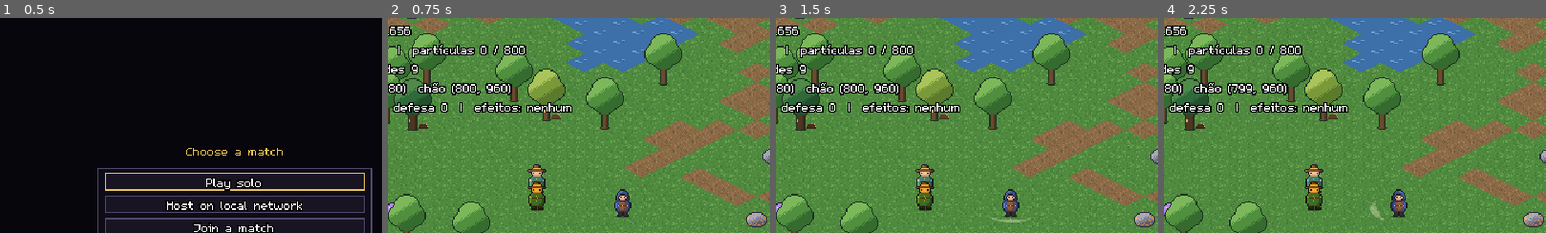
Above: before the commit, frames 1-4 (left to right).
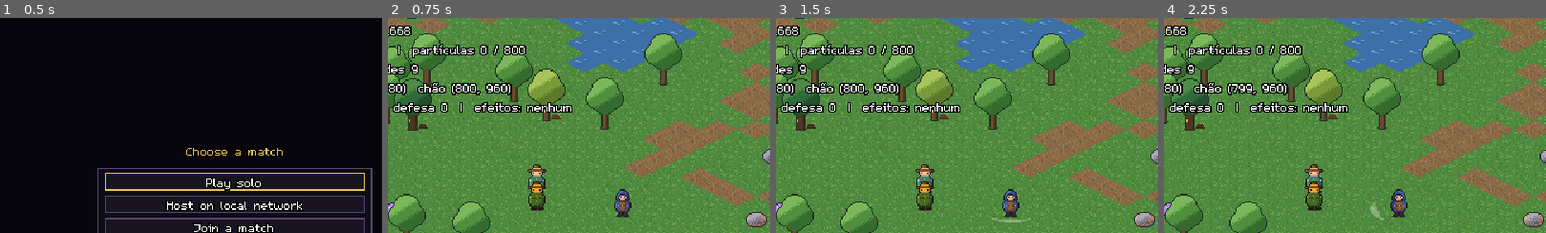
Above: after the commit, the same moments.

Repository: joaovictormendessilva/2d-isometric
Game: Godot game, scene res://scenes/main/game_start.tscn
Two runs of this game, one before a commit and one after it. Both use one fixed random seed, a clock stepped at 60 frames per second and the inputs below.
Inputs (mouse positions are % of the whole screen's width and height, from its top left):
- Up to frame 1 (0.5 s): no input
- Up to frame 2 (0.75 s): click "Play solo" at 0.5 s
- Up to frame 3 (1.5 s): tap Enter (ui_accept) at 1.25 s; drag from (50, 93) to (60, 28) at 1.27 s
- Up to frame 4 (2.25 s): tap Enter (ui_accept) at 2 s; drag from (30, 55) to (45, 70) at 2.02 s
The pictures show only the part of the screen within x 19-69%, y 4-54%; the shares and areas given below are measured in that part.

Frame 1 is identical in both runs. In frame 2, less than 0.1% of the frame differs, in the area x 2-7%, y 3-9%; in frame 3, less than 0.1%; in frame 4, less than 0.1%.

Commit message:
Stage J2a: bow, a two-handed weapon whose attack fires an arrow toward the aim; weapon attacks can now be projectiles

Diff:
--- a/core/combat/attack_data.gd
+++ b/core/combat/attack_data.gd
@@ -1,9 +1,13 @@
 class_name AttackData
 extends Resource
-## Um ataque corpo a corpo (espada do jogador, bote do slime...). Fases: preparação
-## (telegrafia) → golpe (instante do acerto) → recuperação. Valores em `data/`.
+## Um ataque: corpo a corpo (espada do jogador, bote do slime...) ou à distância (arco, cajado:
+## ADR-033). Fases: preparação (telegrafia) → golpe (instante do acerto ou do disparo) →
+## recuperação. Valores em `data/`.
 
 @export var damage: int = 10
+## À distância: no golpe sai este projétil na direção do ataque, em vez de acertar quem está no
+## arco (`reach` e `arc_degrees` não valem). Null = corpo a corpo.
+@export var projectile: ProjectileData
 ## Alcance a partir da borda da pegada do atacante, no plano do chão (px).
 @export var reach: float = 24.0
 ## Abertura do arco do golpe, em graus (360 = em volta toda).
--- a/core/net/net_rules.gd
+++ b/core/net/net_rules.gd
@@ -7,7 +7,7 @@
 ## Identifica o jogo e a versão do protocolo no aperto de mão. Mudou o formato de alguma
 ## mensagem? Aumente a versão: computadores com versões diferentes não se conectam.
 const PROTOCOL_ID := "2d-isometric"
-const PROTOCOL_VERSION := 17
+const PROTOCOL_VERSION := 18
 const DEFAULT_PORT := 24680
 ## Porta da frente (DoorProtocol) = porta do jogo + isto.
 const DOOR_PORT_OFFSET := 1
--- a/data/i18n/texts.csv
+++ b/data/i18n/texts.csv
@@ -10,6 +10,7 @@
 ITEM_WORKBENCH,Bancada,Workbench
 ITEM_SWORD,Espada,Sword
 ITEM_WOODEN_SHIELD,Escudo de madeira,Wooden shield
+ITEM_BOW,Arco,Bow
 ITEM_COPPER_HELMET,Elmo de cobre,Copper helmet
 ITEM_SIMPLE_BACKPACK,Mochila simples,Simple backpack
 ITEM_MAGNET_RING,Anel magnético,Magnet ring
--- /dev/null
+++ b/data/items/bow.tres
@@ -0,0 +1,15 @@
+[gd_resource type="Resource" script_class="WeaponData" load_steps=4 format=3]
+
+[ext_resource type="Script" path="res://core/equipment/weapon_data.gd" id="1_weapon"]
+[ext_resource type="Texture2D" path="res://assets/sprites/placeholder/icon_bow.png" id="2_icon"]
+[ext_resource type="Resource" path="res://data/weapons/bow.tres" id="3_attack"]
+
+[resource]
+script = ExtResource("1_weapon")
+id = &"bow"
+sell_price = 10
+icon = ExtResource("2_icon")
+max_stack = 1
+grip = 1
+off_hand_kinds = Array[int]([2])
+attack = ExtResource("3_attack")
--- /dev/null
+++ b/data/recipes/bow.tres
@@ -0,0 +1,15 @@
+[gd_resource type="Resource" script_class="RecipeData" load_steps=3 format=3]
+
+[ext_resource type="Script" path="res://core/crafting/recipe_data.gd" id="1_recipe"]
+[ext_resource type="Resource" path="res://data/items/bow.tres" id="2_result"]
+
+[resource]
+script = ExtResource("1_recipe")
+id = &"bow"
+station = 1
+ingredients = Dictionary[StringName, int]({
+&"wood": 10,
+&"gel": 3
+})
+result = ExtResource("2_result")
+result_amount = 1
--- /dev/null
+++ b/data/weapons/bow.tres
@@ -0,0 +1,22 @@
+[gd_resource type="Resource" script_class="AttackData" load_steps=4 format=3]
+
+[ext_resource type="Script" path="res://core/combat/attack_data.gd" id="1_attack"]
+[ext_resource type="Script" path="res://core/combat/projectile_data.gd" id="2_projectile"]
+
+[sub_resource type="Resource" id="Arrow"]
+script = ExtResource("2_projectile")
+speed = 300.0
+max_range = 190.0
+hit_radius = 4.0
+look = 1
+color = Color(0.85, 0.69, 0.48, 1)
+glow_color = Color(0.94, 0.94, 0.97, 1)
+
+[resource]
+script = ExtResource("1_attack")
+damage = 7
+projectile = SubResource("Arrow")
+knockback = 50.0
+windup = 0.12
+recovery = 0.42
+move_multiplier = 0.6
--- a/scenes/actors/character/character_visual.gd
+++ b/scenes/actors/character/character_visual.gd
@@ -1,7 +1,8 @@
 class_name CharacterVisual
 extends Node2D
 ## Apresentação do personagem do jogador: quadro frente/costas, espelhamento, balanço ao
-## andar e o rastro do golpe de espada. Só LÊ o estado do Character pai.
+## andar, o rastro do golpe de espada e o puxar e soltar do arco. Só LÊ o estado do
+## Character pai.
 
 const FRAME_FRONT := 0
 const FRAME_BACK := 1
@@ -10,9 +11,17 @@
 ## Varredura do rastro do golpe (radianos para cada lado) e duração (s).
 const SLASH_SWEEP := 0.45
 const SLASH_TIME := 0.16
+## Arma à distância: na preparação o corpo recua (px, contra a mira; puxar a corda) e volta no
+## disparo, com um sopro de faíscas na boca da arma (distância à frente, px de tela).
+const DRAW_BACK := 1.0
+const RELEASE_AHEAD := 7.0
+const RELEASE_PARTICLES := 4
+const RELEASE_SPEED := 30.0
+const RELEASE_LIFETIME := 0.15
 
 var _walk_time := 0.0
 var _slash_tween: Tween
+var _draw_back := Vector2.ZERO
 
 @onready var _character: Character = get_parent()
 @onready var _body: Sprite2D = $Body
@@ -22,7 +31,9 @@
 func _ready() -> void:
 	_slash.modulate.a = 0.0
 	if _character.attacker:
+		_character.attacker.attack_started.connect(_on_attack_started)
 		_character.attacker.attack_struck.connect(_on_attack_struck)
+		_character.attacker.attack_finished.connect(func() -> void: _draw_back = Vector2.ZERO)
 
 
 ## Cor de identificação (ex.: outros jogadores no coop). Fica no sprite, não no Visual,
@@ -40,12 +51,15 @@
 	var moving := _character.ground_velocity.length() > MOVING_SPEED
 	_walk_time = _walk_time + delta if moving else 0.0
 	var step_up := moving and fmod(_walk_time * BOB_STEPS_PER_SECOND, 2.0) < 1.0
-	_body.position.y = -1.0 if step_up else 0.0
+	_body.position = _draw_back + Vector2(0, -1.0 if step_up else 0.0)
 
 
 ## O rastro gira no plano do chão: o pai (SlashPivot) achata Y pela metade, então o
 ## arco aparece em perspectiva isométrica.
-func _on_attack_struck(direction: Vector2, _attack: AttackData) -> void:
+func _on_attack_struck(direction: Vector2, attack: AttackData) -> void:
+	if attack.projectile:
+		_release(direction, attack.projectile)
+		return
 	var angle := direction.angle()
 	if _slash_tween:
 		_slash_tween.kill()
@@ -54,3 +68,22 @@
 	_slash_tween = create_tween().set_parallel()
 	_slash_tween.tween_property(_slash, "rotation", angle + SLASH_SWEEP, SLASH_TIME)
 	_slash_tween.tween_property(_slash, "modulate:a", 0.0, SLASH_TIME).set_ease(Tween.EASE_IN)
+
+
+func _on_attack_started(direction: Vector2, attack: AttackData) -> void:
+	if attack.projectile:
+		_draw_back = -_screen_direction(direction).sign() * DRAW_BACK
+
+
+## Solta a flecha: o corpo volta e sai um sopro da cor do rastro na boca da arma.
+func _release(direction: Vector2, projectile: ProjectileData) -> void:
+	_draw_back = Vector2.ZERO
+	var at := _character.position + Vector2(0, -Projectile.HEIGHT) \
+		+ _screen_direction(direction) * RELEASE_AHEAD
+	SparkBurst.spawn(_character.get_parent(), at, projectile.glow_color, RELEASE_PARTICLES,
+		RELEASE_SPEED, RELEASE_LIFETIME)
+
+
+## Direção na tela (unitária) de uma direção no plano do chão.
+func _screen_direction(direction: Vector2) -> Vector2:
+	return Iso.ground_to_screen(direction).normalized()
--- a/scenes/components/ability_caster.gd
+++ b/scenes/components/ability_caster.gd
@@ -62,8 +62,6 @@
 				_body.position + Iso.ground_to_screen(ability.area_offset(_aim)))
 			region.ground_effects.add_child(blast)
 		_:
-			var projectile := Projectile.new()
-			projectile.setup(ability.projectile, _body, _aim, ability.damage, ability.knockback,
+			Projectile.launch(ability.projectile, _body, _aim, ability.damage, ability.knockback,
 				ability.hit_effects)
-			region.entities.add_child(projectile)
 	cast_released.emit(ability, _aim)
--- a/scenes/components/attacker.gd
+++ b/scenes/components/attacker.gd
@@ -1,7 +1,8 @@
 class_name Attacker
 extends Node
-## Executa ataques corpo a corpo do Character pai: preparação (telegrafia) → golpe → recuperação.
-## No instante do golpe, procura alvos de outra facção dentro do arco, no plano do chão; numa
+## Executa os ataques do Character pai: preparação (telegrafia) → golpe → recuperação. Ataque à
+## distância (`AttackData.projectile`): no golpe sai o projétil, que acerta sozinho. Corpo a corpo:
+## no instante do golpe, procura alvos de outra facção dentro do arco, no plano do chão; numa
 ## investida (`lunge_hit_time`), continua acertando quem o avanço tocar, uma vez cada.
 ## Só o HOST aplica o dano (`multiplayer.is_server()`; offline também é host). Nos outros
 ## computadores o ataque roda igual, só para a apresentação e o bote.
@@ -81,6 +82,12 @@
 func _strike() -> void:
 	_phase = Phase.RECOVERY
 	_time_left = attack.recovery
+	if attack.projectile:
+		# À distância: em todo computador a flecha voa (apresentação); só a do host fere.
+		Projectile.launch(attack.projectile, _body, _direction, attack.damage, attack.knockback,
+			_body.on_hit_effects)
+		attack_struck.emit(_direction, attack)
+		return
 	_body.add_ground_impulse(_direction * attack.lunge)
 	_hit.clear()
 	_hit_left = attack.lunge_hit_time
--- a/scenes/effects/projectile.gd
+++ b/scenes/effects/projectile.gd
@@ -44,7 +44,18 @@
 var _image_origin := Vector2.ZERO
 
 
-## `direction` no plano do chão. Dano, recuo e efeitos são de quem soltou (habilidade ou arma).
+## Solta um projétil de `caster` na região dele, na direção `direction` (chão). Dano, recuo e
+## efeitos são de quem soltou (habilidade ou arma).
+static func launch(data: ProjectileData, caster: Character, direction: Vector2, damage: int,
+		knockback: float, effects: Array[StatusEffectData]) -> void:
+	var region := Region.of(caster)
+	if region == null:
+		return
+	var projectile := Projectile.new()
+	projectile.setup(data, caster, direction, damage, knockback, effects)
+	region.entities.add_child(projectile)
+
+
 func setup(data: ProjectileData, caster: Character, direction: Vector2, damage: int,
 		knockback: float, effects: Array[StatusEffectData]) -> void:
 	_data = data
@@ -53,7 +64,8 @@
 	_effects = effects
 	_caster = weakref(caster)
 	_direction = direction.normalized()
-	position = caster.position
+	# Nasce na borda da pegada, à frente: não atravessa o corpo de quem soltou.
+	position = caster.position + Iso.ground_to_screen(_direction * caster.footprint_radius())
 
 
 func _ready() -> void:
--- a/scenes/main/main.gd
+++ b/scenes/main/main.gd
@@ -379,12 +379,17 @@
 
 
 ## Capturas (tela e folha de quadros): veste itens novos de `ids` (separados por vírgula) direto
-## no equipamento do jogador, onde couberem. Não é ação de jogo: só ferramentas chamam.
+## no equipamento do jogador, onde couberem (sem espaço livre do tipo, substitui o primeiro: ex.
+## o arco no lugar da espada inicial). Não é ação de jogo: só ferramentas chamam.
 func dev_equip(player_id: int, ids: String) -> void:
 	var equipment := session.get_equipment(player_id)
 	for id in ids.split(",", false):
 		var item := equipment.data_of(StringName(id))
-		if item == null or not EquipmentRules.give_equipped(equipment, item):
+		var worn := item != null and EquipmentRules.give_equipped(equipment, item)
+		if item and not worn and equipment.index_of_type(item.get_slot()) >= 0:
+			equipment.replicate_slot(equipment.index_of_type(item.get_slot()), Equipment.EMPTY)
+			worn = EquipmentRules.give_equipped(equipment, item)
+		if not worn:
 			push_warning("[main] --equip: %s não é equipamento ou não coube" % id)
 
 
--- /dev/null
+++ b/tests/test_weapons.gd
@@ -0,0 +1,115 @@
+extends TestCase
+## Armas à distância (J2, ADR-033): o golpe do arco solta uma flecha que fere o primeiro inimigo
+## no caminho; no coop, só a flecha do host fere e todos a veem.
+
+const PORT := 24820
+const BOW := &"bow"
+
+
+func test_bow_is_a_two_handed_ranged_weapon_made_at_the_workbench() -> void:
+	var bow := ItemDatabase.load_all().get_item(BOW) as WeaponData
+	check(bow != null and bow.icon != null, "o arco existe e tem ícone")
+	check(bow.grip == WeaponData.Grip.TWO_HAND and bow.off_hand_kinds == [OffHandData.Kind.QUIVER],
+		"de 2 mãos; só aceita aljava")
+	var flight := bow.attack.projectile
+	check(flight != null and flight.look == ProjectileData.Look.ARROW and flight.speed > 0.0
+		and flight.max_range > 0.0 and flight.hit_radius > 0.0, "o golpe é uma flecha")
+	var recipe := RecipeDatabase.load_all().get_recipe(BOW)
+	check(recipe != null and recipe.result == bow
+		and recipe.station == RecipeData.Station.WORKBENCH, "receita na bancada")
+
+
+func test_arrow_hits_only_the_first_monster_in_line() -> void:
+	var game := start_game()
+	var player := _archer(game)
+	var bow := player.attacker.attack
+	var slimes := _slimes(game, 3)
+	var near := slimes[0]
+	var far := slimes[1]
+	var behind := slimes[2]
+	_place(near, player.position + Iso.ground_to_screen(Vector2(60, 0)))
+	_place(far, player.position + Iso.ground_to_screen(Vector2(110, 0)))
+	_place(behind, player.position + Iso.ground_to_screen(Vector2(-15, 0)))
+	await physics_frames(2)
+	check(player.request_attack(Vector2.RIGHT), "atirou")
+	check(await wait_until(func() -> bool: return near.health.current < near.health.max_health,
+		roundi((bow.windup + 60.0 / bow.projectile.speed) * 60.0) + 6), "a flecha acertou o da frente")
+	check(near.health.max_health - near.health.current == bow.damage, "dano do arco")
+	await physics_frames(roundi(60.0 / bow.projectile.speed * 60.0) + 4)
+	check(far.health.current == far.health.max_health, "o de trás não levou (parou no primeiro)")
+	check(behind.health.current == behind.health.max_health, "quem está nas costas não leva")
+
+
+func test_arrow_vanishes_at_max_range() -> void:
+	var game := start_game()
+	var player := _archer(game)
+	var bow := player.attacker.attack
+	player.request_attack(Vector2.UP)
+	await physics_frames(roundi(bow.windup * 60.0) + 2)
+	check(_arrows(game.region) == 1, "a flecha voa")
+	await physics_frames(roundi(bow.projectile.max_range / bow.projectile.speed * 60.0) + 4)
+	check(_arrows(game.region) == 0, "chegou ao alcance e sumiu")
+
+
+## Coop: o cliente veste o arco (o host decide) e atira; a flecha do host fere o slime, e o host
+## e o cliente veem a flecha voar.
+func test_client_shoots_through_host() -> void:
+	var host := start_network_game("Host", Network.Role.HOST, PORT)
+	var client := start_network_game("Client", Network.Role.CLIENT, PORT)
+	var connected := await wait_until(func() -> bool:
+		return (client.session as GameSession).get_player_entity(client.local_player_id()) != null)
+	check(connected, "cliente conectou")
+	calm_monsters(host)
+	await physics_frames(10)
+	var client_id: int = client.local_player_id()
+	var host_session := host.session as GameSession
+	var on_host := host_session.get_player_entity(client_id) as Character
+	var on_client := (client.session as GameSession).get_player_entity(client_id) as Character
+	var inventory := host_session.get_inventory(client_id)
+	inventory.add(BOW, 1)
+	check(EquipmentRules.equip_from_inventory(inventory, host_session.get_equipment(client_id),
+		slot_of(inventory, BOW)), "o host veste o arco no cliente")
+	var bow := on_host.attacker.attack
+	check(bow.projectile != null, "no host, o golpe do cliente é o do arco")
+	check(await wait_until(func() -> bool: return on_client.attacker.attack == bow, 30),
+		"o arco chegou ao cliente")
+
+	var slime := first_monster(host)
+	slime.position = on_host.position + Iso.ground_to_screen(Vector2(50, 0))
+	slime.reset_physics_interpolation()
+	await physics_frames(10)  # o cliente vê o slime no lugar novo
+	check(on_client.request_attack(Vector2.RIGHT), "o cliente atira na hora")
+	check(await wait_until(func() -> bool:
+		return _arrows(host.region) > 0 and _arrows(client.region) > 0, 60),
+		"a flecha voa no host e no cliente")
+	check(await wait_until(func() -> bool: return slime.health.current < slime.health.max_health, 90),
+		"a flecha do host feriu o slime")
+
+
+## Jogo local com as criaturas paradas e o jogador de arco vestido (o host decide, como no jogo).
+func _archer(game: Node) -> Character:
+	calm_monsters(game)
+	var session := game.session as GameSession
+	var inventory := session.get_inventory(1)
+	inventory.add(BOW, 1)
+	EquipmentRules.equip_from_inventory(inventory, session.get_equipment(1), slot_of(inventory, BOW))
+	return session.get_player_entity(1) as Character
+
+
+func _slimes(game: Node, count: int) -> Array[Monster]:
+	var found: Array[Monster] = []
+	for node in (game.region as Region).entities.get_children():
+		if node is Monster and found.size() < count:
+			found.append(node)
+	return found
+
+
+func _place(monster: Monster, at: Vector2) -> void:
+	monster.position = at
+	monster.reset_physics_interpolation()
+
+
+## Flechas voando na região (projéteis ficam na camada de entidades).
+func _arrows(region: Region) -> int:
+	return region.entities.get_children().filter(func(n: Node) -> bool:
+		return n is Projectile and not n.is_queued_for_deletion()).size()
--- a/tools/capture_frames.gd
+++ b/tools/capture_frames.gd
@@ -11,6 +11,7 @@
 ##                      (padrão: attack)
 ##                      chest: na caverna dos slimes, o chefe morre; o jogador abre o baú
 ##                      (a saída rápida aparece perto); use um recorte maior (ex.: 160x100)
+##                      attack: com arma à distância (--equip=bow), o alvo fica mais longe
 ##                      cast: aprende a habilidade (--ability) e a lança num slime à frente
 ##                      boss: o jogador fica parado a meia distância do Rei Slime (salto)
 ##                      drop: a criatura à frente morre; os itens saltam e balançam no chão
@@ -33,7 +34,7 @@
 const TARGET_DISTANCE := 22.0
 ## Onde o jogador fica no cenário do chefe (chão): a meia distância, para ele saltar.
 const BOSS_DISTANCE := Vector2(100, 0)
-## Cenário "cast": distância (chão) do alvo, onde a habilidade mira (a área cai nele).
+## Cenários "cast" e "attack" à distância: distância (chão) do alvo (a área cai nele).
 const CAST_DISTANCE := 70.0
 ## Cenário "chest": onde o jogador fica em relação ao baú (tela), ao lado dele e ao alcance.
 const CHEST_OFFSET := Vector2(22, 4)
@@ -71,8 +72,8 @@
 	var character := (game.session as GameSession).get_player_entity(game.local_player_id()) as Character
 	game.detach_local_input()
 	var scenario: String = _options["scenario"]
+	game.dev_equip(game.local_player_id(), _options["equip"])  # antes: o cenário olha a arma
 	character = await _prepare(game, character, scenario)
-	game.dev_equip(game.local_player_id(), _options["equip"])
 	for id in (_options["effects"] as String).split(",", false):
 		var effect := EffectDatabase.shared().get_effect(StringName(id))
 		if effect:
@@ -104,7 +105,7 @@
 			if monster:
 				monster.get_node("Brain").process_mode = Node.PROCESS_MODE_DISABLED
 				monster.position = character.position + Iso.ground_to_screen(
-					ATTACK_DIRECTION * TARGET_DISTANCE)
+					ATTACK_DIRECTION * _target_distance(character))
 				monster.reset_physics_interpolation()
 				if scenario == "drop":
 					monster.health.apply_damage(DamageInfo.create(monster.health.current,
@@ -157,6 +158,11 @@
 	return character
 
 
+## Ataque: o alvo fica ao alcance do golpe; com arma à distância, mais longe (a flecha voa).
+func _target_distance(character: Character) -> float:
+	return CAST_DISTANCE if character.attacker.attack.projectile else TARGET_DISTANCE
+
+
 ## Intenções a cada passo (como o jogador segurando a tecla).
 func _act(character: Character, scenario: String) -> void:
 	match scenario:
--- a/tools/generate_placeholder_art.gd
+++ b/tools/generate_placeholder_art.gd
@@ -241,6 +241,17 @@
 	"oho.o...",
 	"oo......",
 ]
+## Arco (J2): madeira em arco no canto de cima à esquerda, corda clara na diagonal.
+const BOW := [
+	"...oooo.",
+	"..owwwWo",
+	".owoo.lo",
+	"owo..lo.",
+	"owo.lo..",
+	"owolo...",
+	"oWlo....",
+	".oo.....",
+]
 const SHIELD := [
 	".oooooo.",
 	"owwWwwWo",
@@ -445,6 +456,7 @@
 	"workbench": [BENCH, {}],
 	"sword": [SWORD, {}],
 	"wooden_shield": [SHIELD, {}],
+	"bow": [BOW, {}],
 	"copper_helmet": [HELMET, {}],
 	"simple_backpack": [BACKPACK, {}],
 	"magnet_ring": [RING, {}],
Binary file added: assets/sprites/placeholder/icon_bow.png
Not shown, added: assets/sprites/placeholder/icon_bow.png.import
Not shown, changed: docs/01-decisoes.md
Not shown, changed: docs/02-plano-e-status.md
Not shown, changed: docs/05-assets-e-licencas.md
